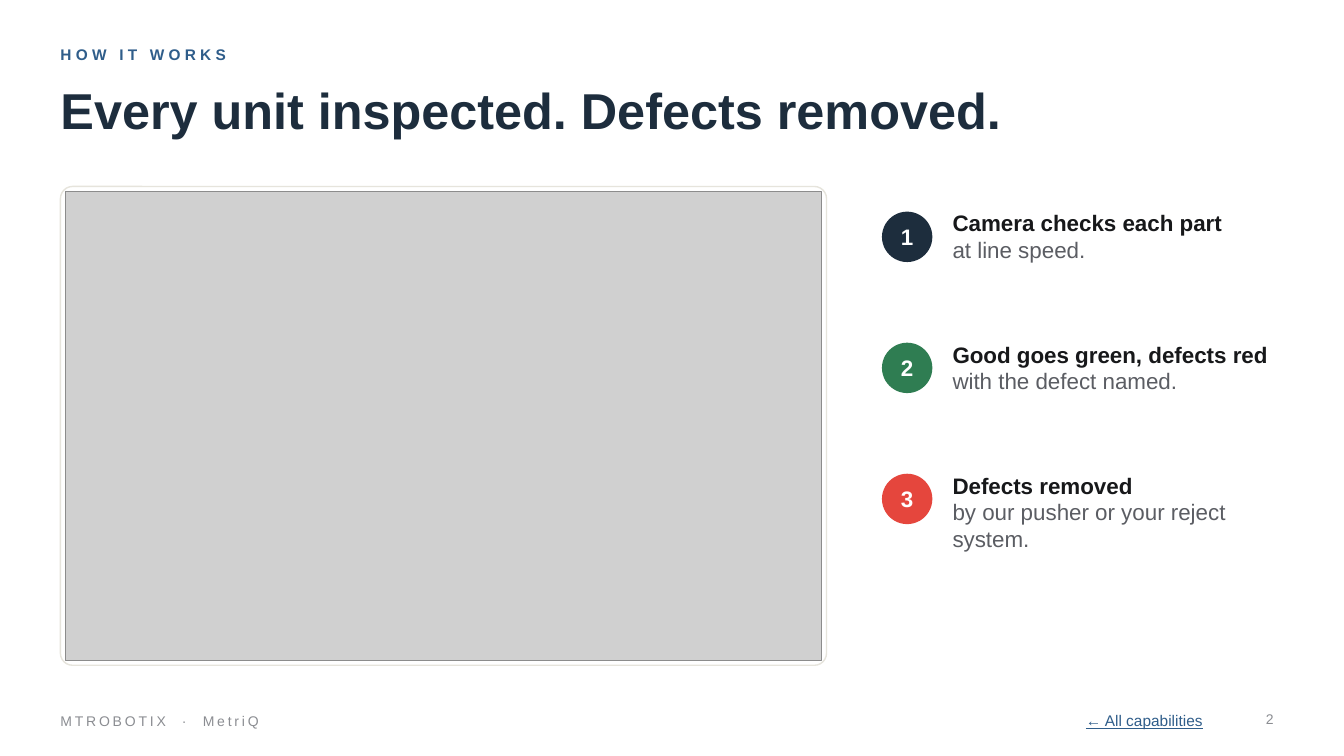
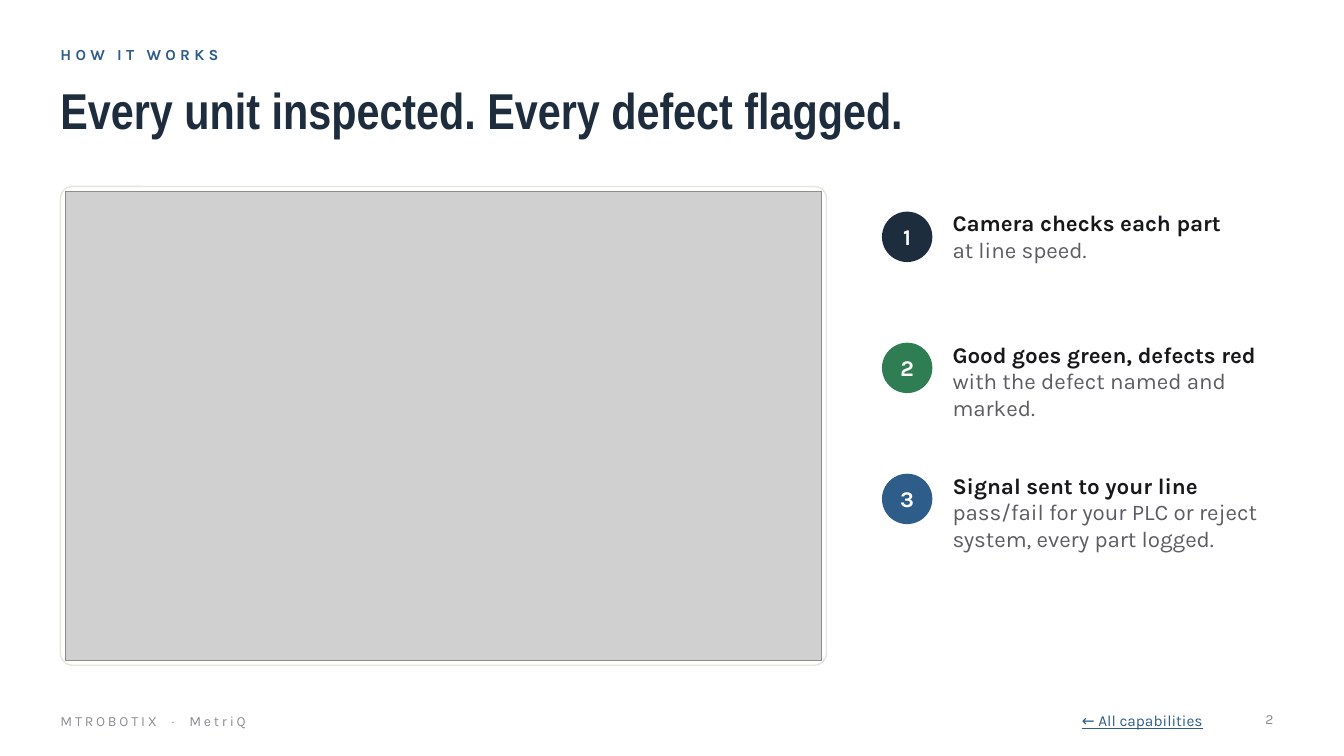
Before and after one commit to MTRobotix/MTR-SOP, a slide deck: slide 2 of content/general/attachments/metriq-pitch-deck.pptx. Drawn at 1344x756 pixels with LibreOffice and Linux fonts; fonts in the diff are those of the drawing; grey boxes stand for pictures. Boxes give left, top, right and bottom in pixels: in the first picture for what was removed or moved away, otherwise in the second. Text is boxed around its words. In the diff, an @@ line names an element or a change of style, - is before the commit and + after.

```diff
--- a/content/general/attachments/metriq-pitch-deck.pptx
+++ b/content/general/attachments/metriq-pitch-deck.pptx
@@ title at <box>60,92,902,139</box>: text changed; font Arial to Arial Narrow @@
-Every unit inspected. Defects removed.
+Every unit inspected. Every defect flagged.
@@ text at <box>953,347,1255,369</box>: font Arial to Karla in "Good goes green, defects red" @@
@@ text at <box>953,373,1226,416</box>: text changed; font Arial to Karla @@
-with the defect named.
+with the defect named and marked.
@@ ellipse at <box>882,474,933,524</box>: fill #E5463D to #2F5D8A @@
@@ text at <box>953,478,1257,553</box>: text changed; font Arial to Karla @@
-Defects removed
-by our pusher or your reject system.
+Signal sent to your line
+pass/fail for your PLC or reject system, every part logged.
@@ font Arial to Karla in 6 elements at <box>60,50,219,60</box>, <box>903,230,911,245</box>, <box>953,215,1221,264</box>, <box>900,492,914,508</box>, <box>1098,715,1203,730</box>, <box>60,716,246,728</box> @@
```
Also in this commit, not shown: 12 other slides changed, 1 slide added, 1 slide removed, 4 other files.
